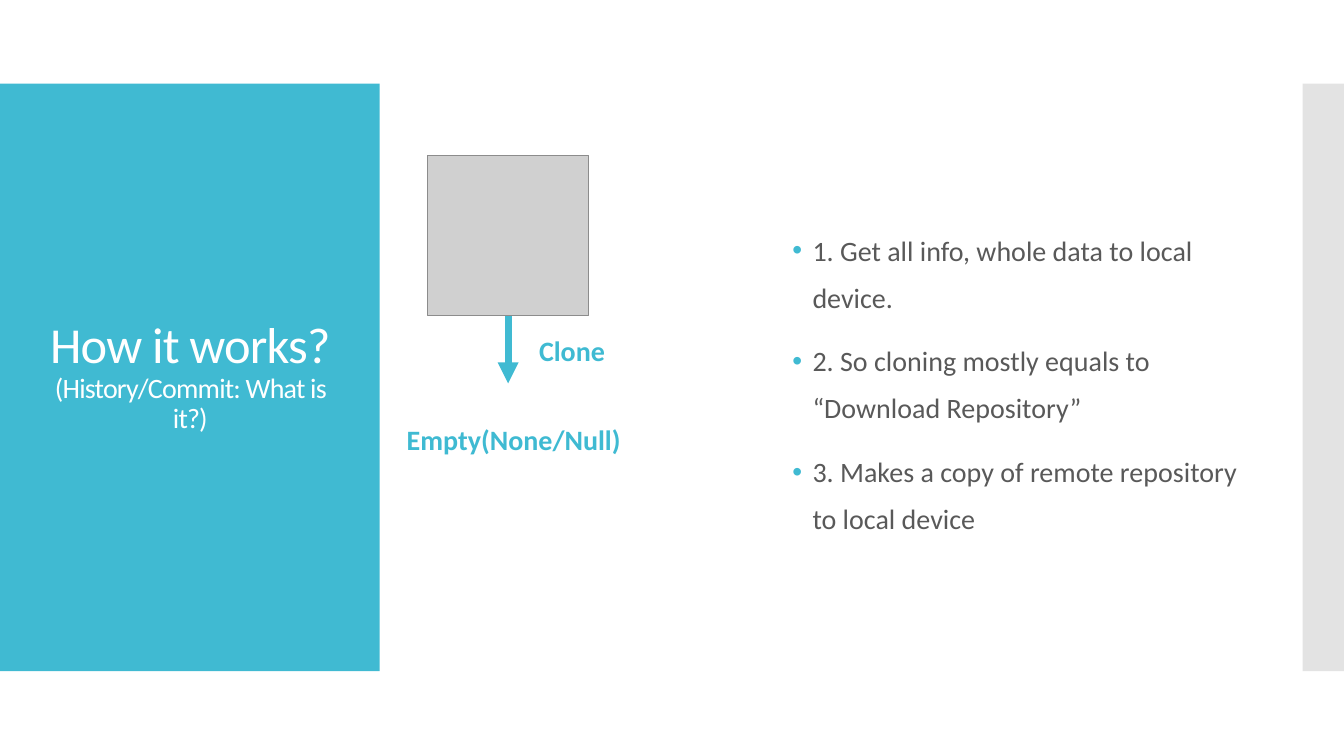
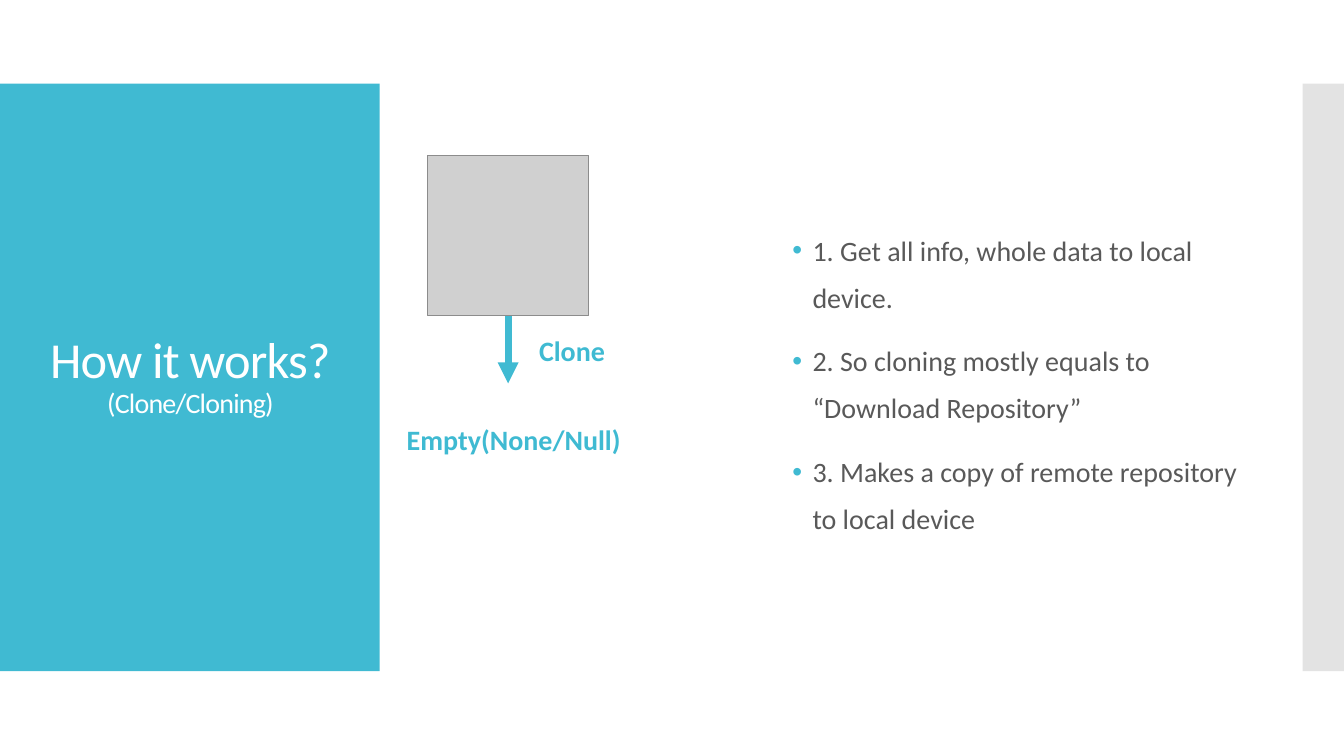
Before and after one commit to IncoCura/Instruction, a slide deck: slide 12 of Source Control/1. Intro to Git.pptx. Drawn at 1344x756 pixels with LibreOffice and Linux fonts; fonts in the diff are those of the drawing; grey boxes stand for pictures. Boxes give left, top, right and bottom in pixels: in the first picture for what was removed or moved away, otherwise in the second. Text is boxed around its words. In the diff, an @@ line names an element or a change of style, - is before the commit and + after.

```diff
--- a/Source Control/1. Intro to Git.pptx
+++ b/Source Control/1. Intro to Git.pptx
@@ title at (x1=50, y1=343, x2=330, y2=418): text changed @@
-How it works?
-(History/Commit: What is it?)
+How it works?
+(Clone/Cloning)
```
Also in this commit, not shown: 3 other slides changed.
